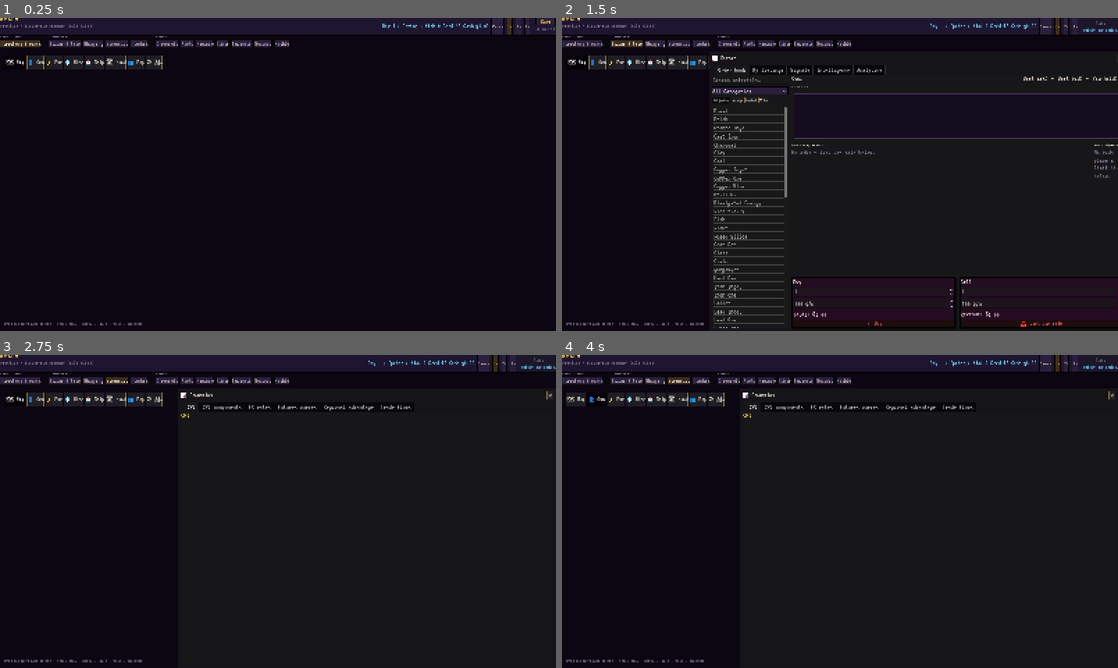
Above: before the commit, frames 1-4 (two rows, left to right).
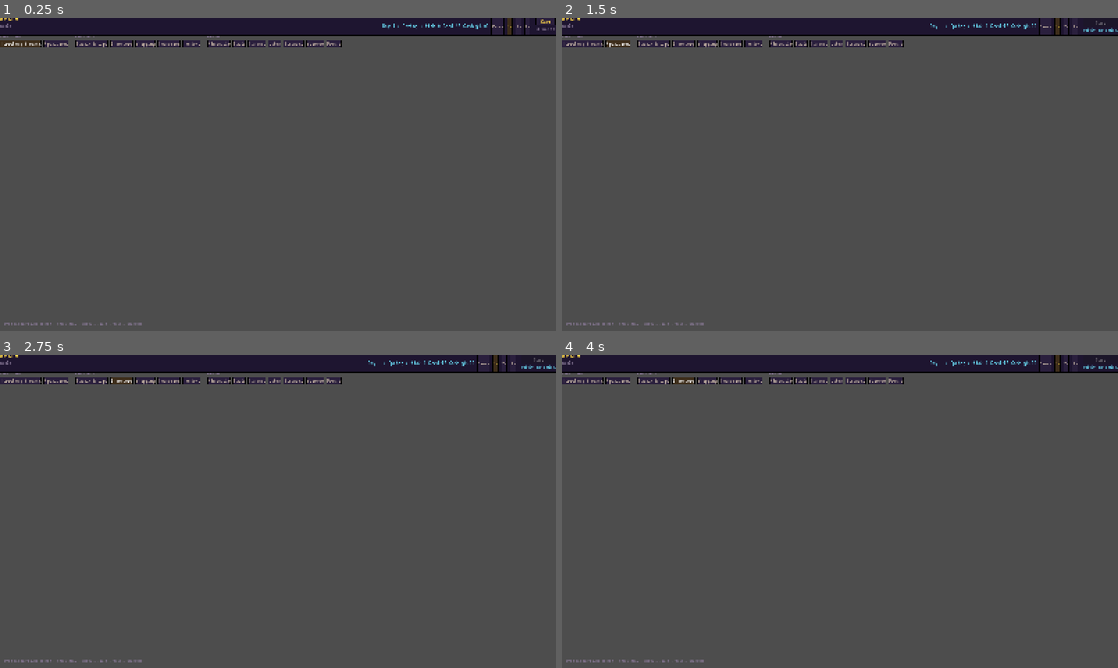
Above: after the commit, the same moments.

Repository: at6132/econ
Game: Godot game, scene res://scenes/Main.tscn
Same seed, same stepped clock (60 frames per second), same inputs: the game is played once before the commit and once after it. This scene is started directly instead of the project's main scene.
Inputs (mouse positions are in pixels of both pictures, inside the frame that each line leads up to):
- Up to frame 1 (0.25 s): no input
- Up to frame 2 (1.5 s): click "Save" at 0.5 s; click (617, 43) at 1.25 s, where only the run after the commit has a clickable "Operations"
- Up to frame 3 (2.75 s): click (122, 380) at 2 s, where only the run after the commit has a clickable "Inventory"
- Up to frame 4 (4 s): click (578, 398) at 2.75 s, where only the run before the commit has a clickable "🗺 Map"; click (595, 398) at 3.5 s, where only the run before the commit has a clickable "👤 Own"

The runs differ from the first frame. In frame 1, 94% of the frame differs, in the area x 0-100%, y 1-100%; in frame 2, 91%; in frame 3, 94%; in frame 4, 94%.
Error after the commit: Parse Error: Preload file "res://scenes/panels/ProductionWorkflowWindow.tscn" does not exist. (res://scenes/Main.gd:7)

Commit message:
Godot: command palette, pause menu, and main navigation.
Keyboard-driven command shell and in-game pause flow from Main.

Co-authored-by: Cursor <cursoragent@cursor.com>

Diff:
--- a/realm_client/scenes/Main.gd
+++ b/realm_client/scenes/Main.gd
@@ -4,17 +4,23 @@
 const PlotDetailScene := preload("res://scenes/panels/PlotDetail.tscn")
 const BazaarPanelScene := preload("res://scenes/panels/BazaarPanel.tscn")
 const BuildPanelScene := preload("res://scenes/panels/BuildPanel.tscn")
+const ProductionWorkflowScene := preload("res://scenes/panels/ProductionWorkflowWindow.tscn")
+const BlueprintStudioScene := preload("res://scenes/panels/build/BlueprintStudioWindow.tscn")
 const ChroniclePanelScene := preload("res://scenes/panels/ChroniclePanel.tscn")
 const PactsPanelScene := preload("res://scenes/panels/PactsPanel.tscn")
 const FinancePanelScene := preload("res://scenes/panels/FinancePanel.tscn")
 const LaborPanelScene := preload("res://scenes/panels/LaborPanel.tscn")
 const BusinessPanelScene := preload("res://scenes/panels/BusinessPanel.tscn")
 const ShippingPanelScene := preload("res://scenes/panels/ShippingPanel.tscn")
+const InventoryPanelScene := preload("res://scenes/panels/InventoryPanel.tscn")
+const OperationsPanelScene := preload("res://scenes/panels/OperationsPanel.tscn")
+const CommandPaletteScene := preload("res://scenes/shell/CommandPalette.tscn")
 const SciencePanelScene := preload("res://scenes/panels/SciencePanel.tscn")
 const EconomicsPanelScene := preload("res://scenes/panels/EconomicsPanel.tscn")
 const TendersPanelScene := preload("res://scenes/panels/TendersPanel.tscn")
 const ProfilePanelScene := preload("res://scenes/panels/ProfilePanel.tscn")
 const TerritoryPanelScene := preload("res://scenes/panels/TerritoryPanel.tscn")
+const PauseMenuScene := preload("res://scenes/PauseMenu.tscn")
 
 const OVERLAY_LAYER := 32
 
@@ -26,6 +32,8 @@
 var _overlay_bar: HBoxContainer
 
 var _active_overlay: Node = null
+var _production_workflow: CanvasLayer = null
+var _blueprint_studio: CanvasLayer = null
 var _resume_plot_id: String = ""
 var _build_return_plot_id: String = ""
 
@@ -37,6 +45,8 @@
 var _last_refresh_msec: int = -1
 ## Avoid overlapping refreshes when an earlier round-trip is still in flight.
 var _refresh_in_flight: bool = false
+var _pause_menu: CanvasLayer = null
+var _command_palette: CanvasLayer = null
 
 
 func _ready() -> void:
@@ -53,6 +63,39 @@
 	# heavier ``summary + player + feed`` GETs run throttled in
 	# ``_on_engine_push`` (at most once per ``_REFRESH_MIN_INTERVAL_S``).
 	Transport.engine_push.connect(_on_engine_push)
+	_pause_menu = PauseMenuScene.instantiate() as CanvasLayer
+	add_child(_pause_menu)
+	_command_palette = CommandPaletteScene.instantiate() as CanvasLayer
+	add_child(_command_palette)
+
+
+func _unhandled_input(event: InputEvent) -> void:
+	if not (event is InputEventKey and event.pressed and not event.echo):
+		return
+	var key := event as InputEventKey
+	if key.keycode == KEY_K and (key.ctrl_pressed or key.meta_pressed):
+		_toggle_command_palette()
+		get_viewport().set_input_as_handled()
+		return
+	if key.keycode != KEY_ESCAPE:
+		return
+	if _overlay_blocks_pause_menu():
+		return
+	if _pause_menu != null and _pause_menu.visible:
+		if _pause_menu.has_method("handle_escape") and _pause_menu.call("handle_escape"):
+			get_viewport().set_input_as_handled()
+		return
+	if _pause_menu != null and _pause_menu.has_method("open_menu"):
+		_pause_menu.call("open_menu")
+		get_viewport().set_input_as_handled()
+
+
+func _overlay_blocks_pause_menu() -> bool:
+	if not is_instance_valid(_active_overlay):
+		return false
+	if _active_overlay.has_method("blocks_pause_menu"):
+		return bool(_active_overlay.call("blocks_pause_menu"))
+	return false
 
 
 func _boot_shell() -> void:
@@ -284,6 +327,9 @@
 	if panel_name == "territory":
 		_toggle_overlay(TerritoryPanelScene)
 		return
+	if panel_name == "operations":
+		_toggle_overlay(OperationsPanelScene)
+		return
 	if panel_name == "chronicle":
 		_toggle_overlay(ChroniclePanelScene)
 		return
@@ -301,6 +347,9 @@
 		return
 	if panel_name == "caravans" or panel_name == "shipping":
 		_toggle_overlay(ShippingPanelScene)
+		return
+	if panel_name == "inventory":
+		_toggle_overlay(InventoryPanelScene)
 		return
 	if panel_name == "lab" or panel_name == "science":
 		_toggle_overlay(SciencePanelScene)
@@ -355,6 +404,10 @@
 	_mount_overlay(BazaarPanelScene.instantiate())
 
 
+func open_operations_panel() -> void:
+	_toggle_overlay(OperationsPanelScene)
+
+
 func open_build_panel(plot_id: String, plot_data: Dictionary) -> void:
 	_build_return_plot_id = plot_id
 	_close_active_overlay()
@@ -366,6 +419,62 @@
 		panel.closed.connect(_on_build_panel_closed, CONNECT_ONE_SHOT)
 
 
+func _toggle_command_palette() -> void:
+	if _command_palette == null:
+		return
+	if _command_palette.visible and _command_palette.has_method("close_palette"):
+		_command_palette.call("close_palette")
+	elif _command_palette.has_method("open_palette"):
+		_command_palette.call("open_palette")
+
+
+func open_blueprint_studio(on_created: Callable = Callable()) -> void:
+	if is_instance_valid(_blueprint_studio):
+		_blueprint_studio.queue_free()
+		_blueprint_studio = null
+	_blueprint_studio = BlueprintStudioScene.instantiate() as CanvasLayer
+	add_child(_blueprint_studio)
+	if on_created.is_valid() and _blueprint_studio.has_signal("blueprint_created"):
+		_blueprint_studio.blueprint_created.connect(on_created)
+	if _blueprint_studio.has_signal("closed"):
+		_blueprint_studio.closed.connect(func() -> void: _blueprint_studio = null)
+
+
+func open_production_workflow(plot_id: String, building: Dictionary, plot_data: Dictionary) -> void:
+	var open_fn := func() -> void:
+		if WorldState.blueprints_by_id.is_empty():
+			API.get_blueprints(
+				func(d: Dictionary) -> void:
+					WorldState.merge_blueprints_list(d.get("blueprints", []))
+					_open_production_workflow_window(plot_id, building, plot_data),
+				WorldState.party_id,
+			)
+		else:
+			_open_production_workflow_window(plot_id, building, plot_data)
+	WorldState.ensure_static_tables(open_fn)
+
+
+func _open_production_workflow_window(
+	plot_id: String, building: Dictionary, plot_data: Dictionary
+) -> void:
+	if is_instance_valid(_production_workflow):
+		_production_workflow.queue_free()
+		_production_workflow = null
+	var win: CanvasLayer = ProductionWorkflowScene.instantiate() as CanvasLayer
+	_production_workflow = win
+	add_child(win)
+	win.layer = 45
+	if win.has_method("open"):
+		win.call("open", plot_id, building, plot_data)
+	if win.has_signal("closed"):
+		win.closed.connect(_on_production_workflow_closed, CONNECT_ONE_SHOT)
+
+
+func _on_production_workflow_closed() -> void:
+	_production_workflow = null
+	API.get_world_player(func(p): WorldState.apply_player(p), WorldState.party_id)
+
+
 func open_building_picker(plot_id: String, terrain: String) -> void:
 	var merged: Dictionary = WorldState.get_plot_ui(plot_id)
 	if merged.is_empty():
--- /dev/null
+++ b/realm_client/scenes/PauseMenu.gd
@@ -0,0 +1,264 @@
+extends CanvasLayer
+## In-game pause overlay — Escape toggles; pauses sim while open.
+
+signal closed
+signal quit_to_menu_requested
+signal quit_game_requested
+
+const GAME_HOME_SCENE := "res://scenes/GameHome.tscn"
+
+var _sim_was_paused: bool = false
+var _we_paused_sim: bool = false
+
+var _dim: ColorRect
+var _main_panel: PanelContainer
+var _settings_panel: PanelContainer
+var _world_name_edit: LineEdit
+var _settings_status: Label
+
+
+func _ready() -> void:
+	layer = 64
+	visible = false
+	process_mode = Node.PROCESS_MODE_ALWAYS
+	_build_ui()
+
+
+func _build_ui() -> void:
+	_dim = ColorRect.new()
+	_dim.set_anchors_preset(Control.PRESET_FULL_RECT)
+	_dim.color = Color(0.02, 0.02, 0.04, 0.72)
+	_dim.mouse_filter = Control.MOUSE_FILTER_STOP
+	add_child(_dim)
+
+	var center := CenterContainer.new()
+	center.set_anchors_preset(Control.PRESET_FULL_RECT)
+	_dim.add_child(center)
+
+	_main_panel = _make_menu_panel()
+	center.add_child(_main_panel)
+
+	_settings_panel = _make_settings_panel()
+	center.add_child(_settings_panel)
+	_settings_panel.visible = false
+
+
+func _make_menu_panel() -> PanelContainer:
+	var pc := PanelContainer.new()
+	pc.custom_minimum_size = Vector2(360, 0)
+	var sb := StyleBoxFlat.new()
+	sb.bg_color = Color(0.08, 0.08, 0.1, 0.98)
+	sb.set_border_width_all(1)
+	sb.border_color = Color(0.85, 0.72, 0.2, 0.45)
+	sb.set_corner_radius_all(8)
+	sb.set_content_margin_all(20)
+	pc.add_theme_stylebox_override("panel", sb)
+
+	var v := VBoxContainer.new()
+	v.add_theme_constant_override("separation", 12)
+	pc.add_child(v)
+
+	var title := Label.new()
+	title.text = "Paused"
+	title.horizontal_alignment = HORIZONTAL_ALIGNMENT_CENTER
+	title.add_theme_color_override("font_color", RealmColors.ACCENT)
+	if RealmFonts.font_display:
+		title.add_theme_font_override("font", RealmFonts.font_display)
+		title.add_theme_font_size_override("font_size", 28)
+	v.add_child(title)
+
+	var hint := Label.new()
+	hint.text = "Press Esc to resume"
+	hint.horizontal_alignment = HORIZONTAL_ALIGNMENT_CENTER
+	hint.add_theme_color_override("font_color", RealmColors.MUTED)
+	if RealmFonts.font_body:
+		hint.add_theme_font_override("font", RealmFonts.font_body)
+		hint.add_theme_font_size_override("font_size", 14)
+	v.add_child(hint)
+
+	v.add_child(_menu_button("Resume", close_menu))
+	v.add_child(_menu_button("Settings", _on_settings_pressed))
+	v.add_child(_menu_button("Quit to menu", _on_quit_to_menu_pressed))
+	v.add_child(_menu_button("Quit game", _on_quit_game_pressed))
+	return pc
+
+
+func _make_settings_panel() -> PanelContainer:
+	var pc := PanelContainer.new()
+	pc.custom_minimum_size = Vector2(400, 0)
+	var sb := StyleBoxFlat.new()
+	sb.bg_color = Color(0.08, 0.08, 0.1, 0.98)
+	sb.set_border_width_all(1)
+	sb.border_color = Color(0.85, 0.72, 0.2, 0.45)
+	sb.set_corner_radius_all(8)
+	sb.set_content_margin_all(20)
+	pc.add_theme_stylebox_override("panel", sb)
+
+	var v := VBoxContainer.new()
+	v.add_theme_constant_override("separation", 10)
+	pc.add_child(v)
+
+	var title := Label.new()
+	title.text = "Settings"
+	title.horizontal_alignment = HORIZONTAL_ALIGNMENT_CENTER
+	title.add_theme_color_override("font_color", RealmColors.ACCENT)
+	if RealmFonts.font_display:
+		title.add_theme_font_override("font", RealmFonts.font_display)
+		title.add_theme_font_size_override("font_size", 24)
+	v.add_child(title)
+
+	var name_lbl := Label.new()
+	name_lbl.text = "World name"
+	name_lbl.add_theme_color_override("font_color", RealmColors.TEXT)
+	v.add_child(name_lbl)
+
+	_world_name_edit = LineEdit.new()
+	_world_name_edit.max_length = 64
+	_world_name_edit.placeholder_text = "My realm"
+	_world_name_edit.custom_minimum_size.y = 36
+	_world_name_edit.add_theme_stylebox_override("normal", RealmColors.style_btn_normal())
+	_world_name_edit.add_theme_color_override("font_color", RealmColors.TEXT)
+	if RealmFonts.font_body:
+		_world_name_edit.add_theme_font_override("font", RealmFonts.font_body)
+		_world_name_edit.add_theme_font_size_override("font_size", 18)
+	_world_name_edit.text_submitted.connect(func(_t: String) -> void: _save_world_name())
+	v.add_child(_world_name_edit)
+
+	_settings_status = Label.new()
+	_settings_status.horizontal_alignment = HORIZONTAL_ALIGNMENT_CENTER
+	_settings_status.add_theme_color_override("font_color", RealmColors.MUTED)
+	if RealmFonts.font_body:
+		_settings_status.add_theme_font_override("font", RealmFonts.font_body)
+		_settings_status.add_theme_font_size_override("font_size", 13)
+	v.add_child(_settings_status)
+
+	var row := HBoxContainer.new()
+	row.add_theme_constant_override("separation", 10)
+	row.alignment = BoxContainer.ALIGNMENT_CENTER
+	var save_btn := _menu_button("Save", _save_world_name)
+	save_btn.size_flags_horizontal = Control.SIZE_EXPAND_FILL
+	row.add_child(save_btn)
+	row.add_child(_menu_button("Back", _show_main))
+	v.add_child(row)
+
+	return pc
+
+
+func _menu_button(text: String, cb: Callable) -> Button:
+	var btn := Button.new()
+	btn.text = text
+	btn.custom_minimum_size.y = 44
+	btn.focus_mode = Control.FOCUS_ALL
+	var sb := StyleBoxFlat.new()
+	sb.bg_color = Color(0.12, 0.12, 0.14)
+	sb.set_border_width_all(1)
+	sb.border_color = Color(0.85, 0.72, 0.2, 0.55)
+	sb.set_corner_radius_all(4)
+	btn.add_theme_stylebox_override("normal", sb)
+	var sb_h := sb.duplicate() as StyleBoxFlat
+	sb_h.border_color = Color(0.95, 0.82, 0.35)
+	btn.add_theme_stylebox_override("hover", sb_h)
+	btn.add_theme_color_override("font_color", Color(0.9, 0.88, 0.82))
+	if RealmFonts.font_body:
+		btn.add_theme_font_override("font", RealmFonts.font_body)
+		btn.add_theme_font_size_override("font_size", 18)
+	btn.pressed.connect(cb)
+	return btn
+
+
+func open_menu() -> void:
+	_show_main()
+	_refresh_world_name_field()
+	_pause_sim_if_needed()
+	visible = true
+
+
+func close_menu() -> void:
+	if not visible:
+		return
+	visible = false
+	_restore_sim_pause()
+	closed.emit()
+
+
+func handle_escape() -> bool:
+	if not visible:
+		return false
+	if _settings_panel.visible:
+		_show_main()
+		return true
+	close_menu()
+	return true
+
+
+func _show_main() -> void:
+	_settings_panel.visible = false
+	_main_panel.visible = true
+	_settings_status.text = ""
+
+
+func _on_settings_pressed() -> void:
+	_main_panel.visible = false
+	_settings_panel.visible = true
+	_refresh_world_name_field()
+	_world_name_edit.grab_focus()
+
+
+func _refresh_world_name_field() -> void:
+	if not is_instance_valid(_world_name_edit):
+		return
+	_world_name_edit.text = WorldState.world_name
+
+
+func _save_world_name() -> void:
+	var name := _world_name_edit.text.strip_edges()
+	_settings_status.text = "Saving…"
+	_settings_status.modulate = RealmColors.MUTED
+	API.set_world_name(
+		name,
+		func(res: Dictionary) -> void:
+			if not is_instance_valid(self):
+				return
+			if bool(res.get("ok", false)):
+				WorldState.world_name = str(res.get("world_name", name))
+				WorldState.world_name_changed.emit()
+				_settings_status.text = "Saved."
+				_settings_status.modulate = RealmColors.OK
+				API.get_world_summary(WorldState.party_id, func(s): WorldState.apply_summary(s))
+			else:
+				_settings_status.text = str(res.get("reason", "Could not save name"))
+				_settings_status.modulate = Color(1.0, 0.35, 0.35),
+	)
+
+
+func _pause_sim_if_needed() -> void:
+	_sim_was_paused = WorldState.sim_paused
+	_we_paused_sim = false
+	if not _sim_was_paused:
+		_we_paused_sim = true
+		API.sim_control({"paused": true}, Callable())
+
+
+func _restore_sim_pause() -> void:
+	if _we_paused_sim and not _sim_was_paused:
+		API.sim_control({"paused": false}, Callable())
+	_we_paused_sim = false
+
+
+func _on_quit_to_menu_pressed() -> void:
+	close_menu()
+	_close_overlays_for_exit()
+	quit_to_menu_requested.emit()
+	get_tree().call_deferred("change_scene_to_file", GAME_HOME_SCENE)
+
+
+func _on_quit_game_pressed() -> void:
+	close_menu()
+	quit_game_requested.emit()
+	get_tree().quit()
+
+
+func _close_overlays_for_exit() -> void:
+	var main := get_tree().current_scene
+	if main != null and main.has_method("_close_active_overlay"):
+		main.call("_close_active_overlay")
--- /dev/null
+++ b/realm_client/scenes/PauseMenu.tscn
@@ -0,0 +1,7 @@
+[gd_scene load_steps=2 format=3 uid="uid://realm_pause_menu"]
+
+[ext_resource type="Script" path="res://scenes/PauseMenu.gd" id="1_script"]
+
+[node name="PauseMenu" type="CanvasLayer"]
+layer = 64
+script = ExtResource("1_script")
--- /dev/null
+++ b/realm_client/scenes/shell/CommandPalette.gd
@@ -0,0 +1,107 @@
+extends CanvasLayer
+## Cmd/Ctrl+K quick navigation (Phase 2 parity with web command palette).
+
+signal closed
+
+const ACTIONS: Array = [
+	["territory", "Territory & works", "FIELD"],
+	["operations", "Operations hub", "FIELD"],
+	["market", "Bazaar & market tape", "COMMERCE"],
+	["inventory", "Inventory & logistics", "COMMERCE"],
+	["caravans", "Shipping & routes", "COMMERCE"],
+	["economics", "Economics dashboards", "COMMERCE"],
+	["tenders", "Tenders & bids", "COMMERCE"],
+	["chronicle", "Chronicle & feed", "REALM"],
+	["contracts", "Pacts & contracts", "REALM"],
+	["finance", "Finance & banking", "REALM"],
+	["labor", "Labor & hiring", "REALM"],
+	["business", "Business entities", "REALM"],
+	["lab", "Science lab", "REALM"],
+	["menu", "Profile & settings", "REALM"],
+]
+
+@onready var _dim: ColorRect = $Dim
+@onready var _panel: PanelContainer = $Panel
+@onready var _search: LineEdit = %Search
+@onready var _list: ItemList = %List
+
+var _filtered: Array = []
+
+
+func _ready() -> void:
+	layer = 60
+	visible = false
+	var sb := StyleBoxFlat.new()
+	sb.bg_color = Color(0.08, 0.08, 0.1, 0.98)
+	sb.set_border_width_all(1)
+	sb.border_color = Color(0.85, 0.72, 0.2, 0.45)
+	sb.set_corner_radius_all(6)
+	_panel.add_theme_stylebox_override("panel", sb)
+	_dim.gui_input.connect(_on_dim_input)
+	_search.text_changed.connect(_on_search_changed)
+	_list.item_activated.connect(_on_item_activated)
+	_rebuild_filter("")
+
+
+func open_palette() -> void:
+	visible = true
+	_search.text = ""
+	_rebuild_filter("")
+	_search.grab_focus()
+	_list.select(0)
+
+
+func close_palette() -> void:
+	if not visible:
+		return
+	visible = false
+	closed.emit()
+
+
+func _on_dim_input(event: InputEvent) -> void:
+	if event is InputEventMouseButton:
+		var mb := event as InputEventMouseButton
+		if mb.pressed and mb.button_index == MOUSE_BUTTON_LEFT:
+			close_palette()
+
+
+func _unhandled_input(event: InputEvent) -> void:
+	if not visible:
+		return
+	if event.is_action_pressed("ui_cancel"):
+		close_palette()
+		get_viewport().set_input_as_handled()
+	elif event is InputEventKey and event.pressed:
+		var key := event as InputEventKey
+		if key.keycode == KEY_DOWN or key.keycode == KEY_UP:
+			get_viewport().set_input_as_handled()
+
+
+func _on_search_changed(text: String) -> void:
+	_rebuild_filter(text)
+
+
+func _rebuild_filter(query: String) -> void:
+	_list.clear()
+	_filtered.clear()
+	var q := query.strip_edges().to_lower()
+	for row in ACTIONS:
+		var pid: String = row[0]
+		var label: String = row[1]
+		var group: String = row[2]
+		var hay := ("%s %s %s" % [pid, label, group]).to_lower()
+		if q.is_empty() or hay.contains(q):
+			_filtered.append(row)
+			_list.add_item("[%s]  %s" % [group, label])
+	if _list.item_count > 0:
+		_list.select(0)
+
+
+func _on_item_activated(index: int) -> void:
+	if index < 0 or index >= _filtered.size():
+		return
+	var pid: String = str(_filtered[index][0])
+	close_palette()
+	var host := get_tree().current_scene
+	if host != null and host.has_method("_on_nav_pressed"):
+		host.call("_on_nav_pressed", pid)
--- /dev/null
+++ b/realm_client/scenes/shell/CommandPalette.tscn
@@ -0,0 +1,54 @@
+[gd_scene load_steps=2 format=3 uid="uid://realm_command_palette"]
+
+[ext_resource type="Script" path="res://scenes/shell/CommandPalette.gd" id="1_script"]
+
+[node name="CommandPalette" type="CanvasLayer"]
+visible = false
+layer = 60
+script = ExtResource("1_script")
+
+[node name="Dim" type="ColorRect" parent="."]
+anchors_preset = 15
+anchor_right = 1.0
+anchor_bottom = 1.0
+grow_horizontal = 2
+grow_vertical = 2
+color = Color(0.02, 0.02, 0.04, 0.75)
+
+[node name="Panel" type="PanelContainer" parent="."]
+anchors_preset = 8
+anchor_left = 0.5
+anchor_top = 0.5
+anchor_right = 0.5
+anchor_bottom = 0.5
+offset_left = -280.0
+offset_top = -200.0
+offset_right = 280.0
+offset_bottom = 200.0
+grow_horizontal = 2
+grow_vertical = 2
+
+[node name="Margin" type="MarginContainer" parent="Panel"]
+layout_mode = 2
+theme_override_constants/margin_left = 14
+theme_override_constants/margin_top = 12
+theme_override_constants/margin_right = 14
+theme_override_constants/margin_bottom = 12
+
+[node name="VBox" type="VBoxContainer" parent="Panel/Margin"]
+layout_mode = 2
+theme_override_constants/separation = 8
+
+[node name="Title" type="Label" parent="Panel/Margin/VBox"]
+layout_mode = 2
+text = "Go to…  (Ctrl+K)"
+
+[node name="Search" type="LineEdit" parent="Panel/Margin/VBox"]
+unique_name_in_owner = true
+layout_mode = 2
+placeholder_text = "Filter panels…"
+
+[node name="List" type="ItemList" parent="Panel/Margin/VBox"]
+unique_name_in_owner = true
+layout_mode = 2
+size_flags_vertical = 3
--- a/realm_client/scenes/shell/CommandShell.gd
+++ b/realm_client/scenes/shell/CommandShell.gd
@@ -36,9 +36,11 @@
 	_build_sim_controls()
 	WorldState.summary_updated.connect(_refresh_stats)
 	WorldState.world_updated.connect(_on_world_changed)
+	WorldState.world_name_changed.connect(_refresh_brand)
 	WorldState.sim_clock_updated.connect(_refresh_sim_controls)
 	_refresh_stats()
 	_refresh_seed()
+	_refresh_brand()
 	_refresh_sim_controls()
 	save_button.pressed.connect(_on_save_pressed)
 	_status_timer = Timer.new()
@@ -95,8 +97,14 @@
 
 
 func _active_save_slot() -> String:
-	var slot := RealmSettings.default_save_slot.strip_edges()
-	return SAVE_SLOT if slot.is_empty() else slot
+	var wid := WorldState.world_id.strip_edges()
+	var custom := RealmSettings.default_save_slot.strip_edges()
+	# Legacy shared file — only when this world has no id yet.
+	if custom.is_empty() or custom == SAVE_SLOT:
+		if not wid.is_empty():
+			return wid
+		return SAVE_SLOT
+	return custom
 
 
 func _on_pause_pressed() -> void:
@@ -178,9 +186,11 @@
 func _build_nav() -> void:
 	_add_nav_group("FIELD OPS", [
 		["territory", "Territory & works"],
+		["operations", "Operations"],
 	])
 	_add_nav_group("COMMERCE", [
 		["market", "Bazaar & tape"],
+		["inventory", "Inventory"],
 		["caravans", "Shipping"],
 		["economics", "Economics"],
 		["tenders", "Tenders"],
@@ -282,6 +292,17 @@
 func _on_world_changed() -> void:
 	_refresh_stats()
 	_refresh_seed()
+	_refresh_brand()
+
+
+func _refresh_brand() -> void:
+	var wn := WorldState.world_name.strip_edges()
+	if not wn.is_empty():
+		brand_sub.text = wn
+	elif not WorldState.scenario_id.is_empty():
+		brand_sub.text = WorldState.scenario_id.replace("_", " ").capitalize()
+	else:
+		brand_sub.text = "Realm"
 
 
 func _refresh_seed() -> void:
Not shown, added: realm_client/scenes/PauseMenu.gd.uid
Not shown, added: realm_client/scenes/shell/CommandPalette.gd.uid
